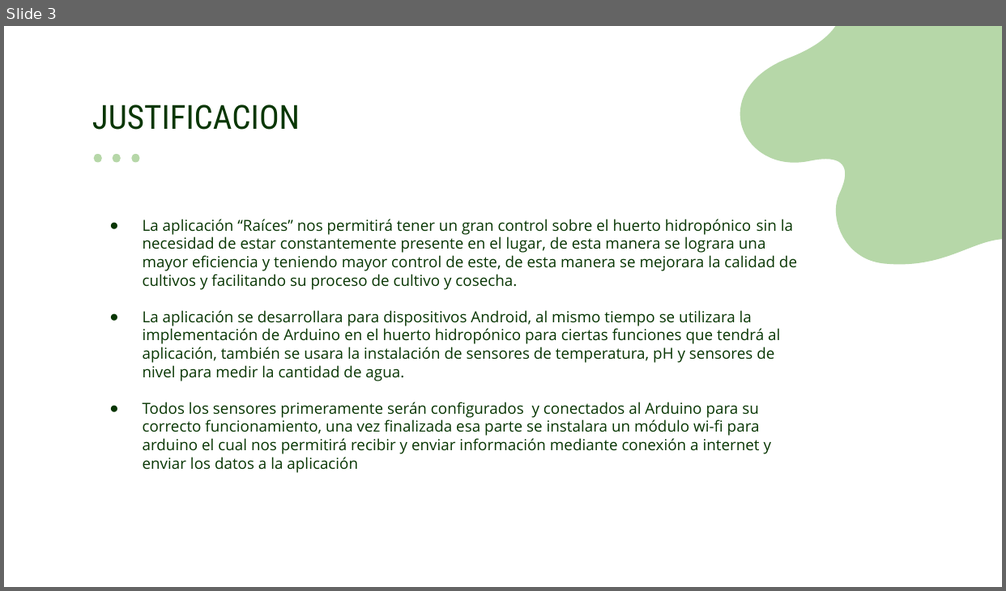
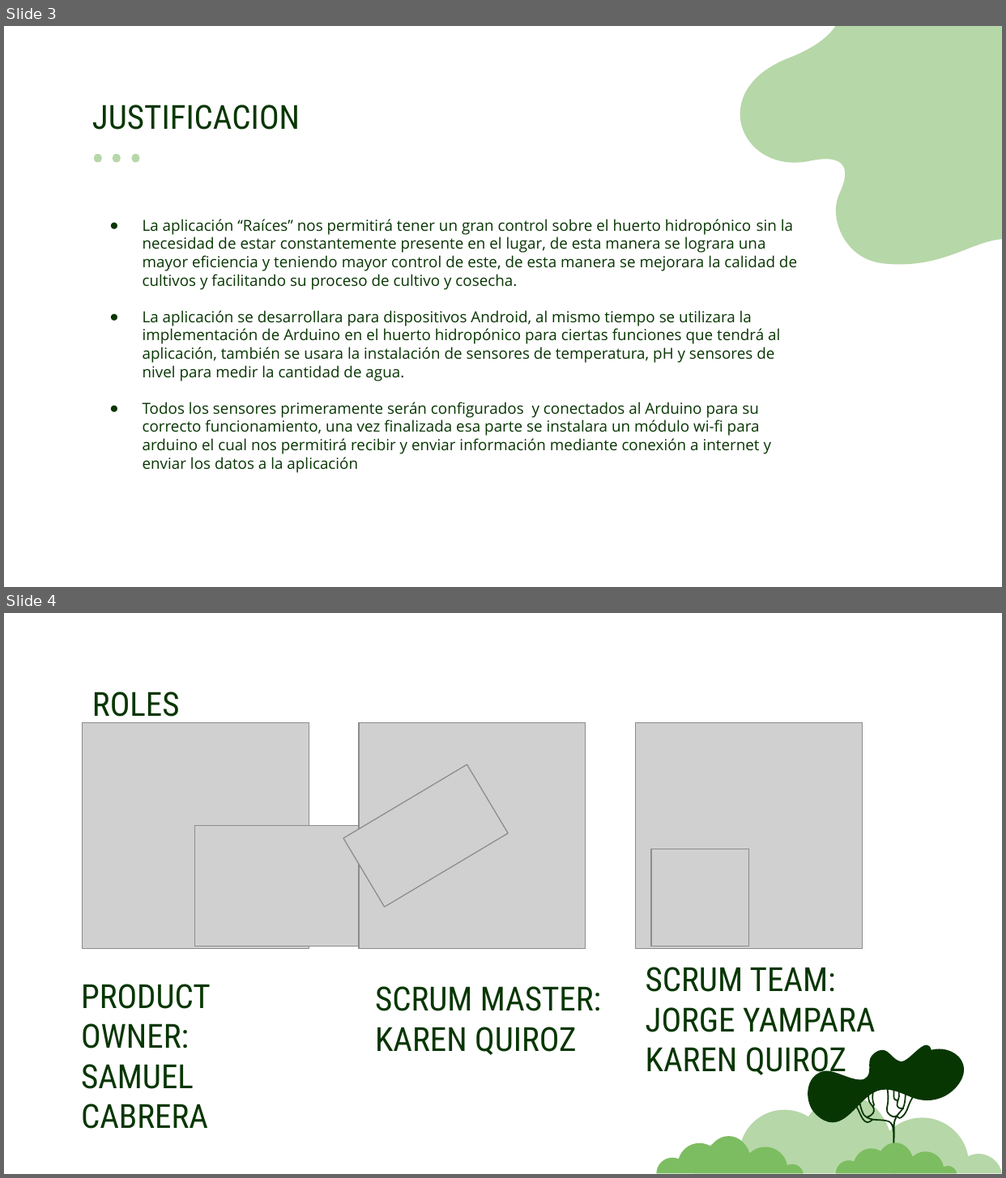
Before and after one commit to qdnerak/PROYECTO-DE-GRADO, a slide deck: scrum.pptx. Shown one above the other, each under a label of ours: slide 3 before the commit, slides 3 and 4 after it. The pictures are 1006x591 and 1006x1178 pixels, drawn with LibreOffice and Linux fonts; fonts in the diff are those of the drawing; grey boxes stand for pictures. Boxes give left, top, right and bottom in pixels: in the first picture for what was removed or moved away, otherwise in the second. Text is boxed around its words. In the diff, an @@ line names an element or a change of style, - is before the commit and + after.

```diff
--- a/scrum.pptx
+++ b/scrum.pptx
@@ slide 4 added at <box>4,613,1002,1174</box>, background #FFFFFF @@
@@ title added at <box>92,692,180,725</box>, 24 pt, text #083603 @@
+ROLES
@@ group added at <box>82,723,863,948</box>: 6 pictures @@
@@ text added at <box>646,967,876,1080</box>, 24 pt, text #083603 @@
+SCRUM TEAM:
+JORGE YAMPARA
+KAREN QUIROZ
@@ text added at <box>81,984,211,1129</box>, 24 pt, text #083603 @@
+PRODUCT OWNER:
+SAMUEL CABRERA
@@ text added at <box>375,986,601,1055</box>, 24 pt, text #083603 @@
+SCRUM MASTER:
+KAREN QUIROZ
@@ group added at <box>657,1045,1002,1174</box>: 4 freeform shapes @@
```
Also in this commit, not shown: 1 slide changed, 3 other slides added, 1 slide removed, 2 other files.
